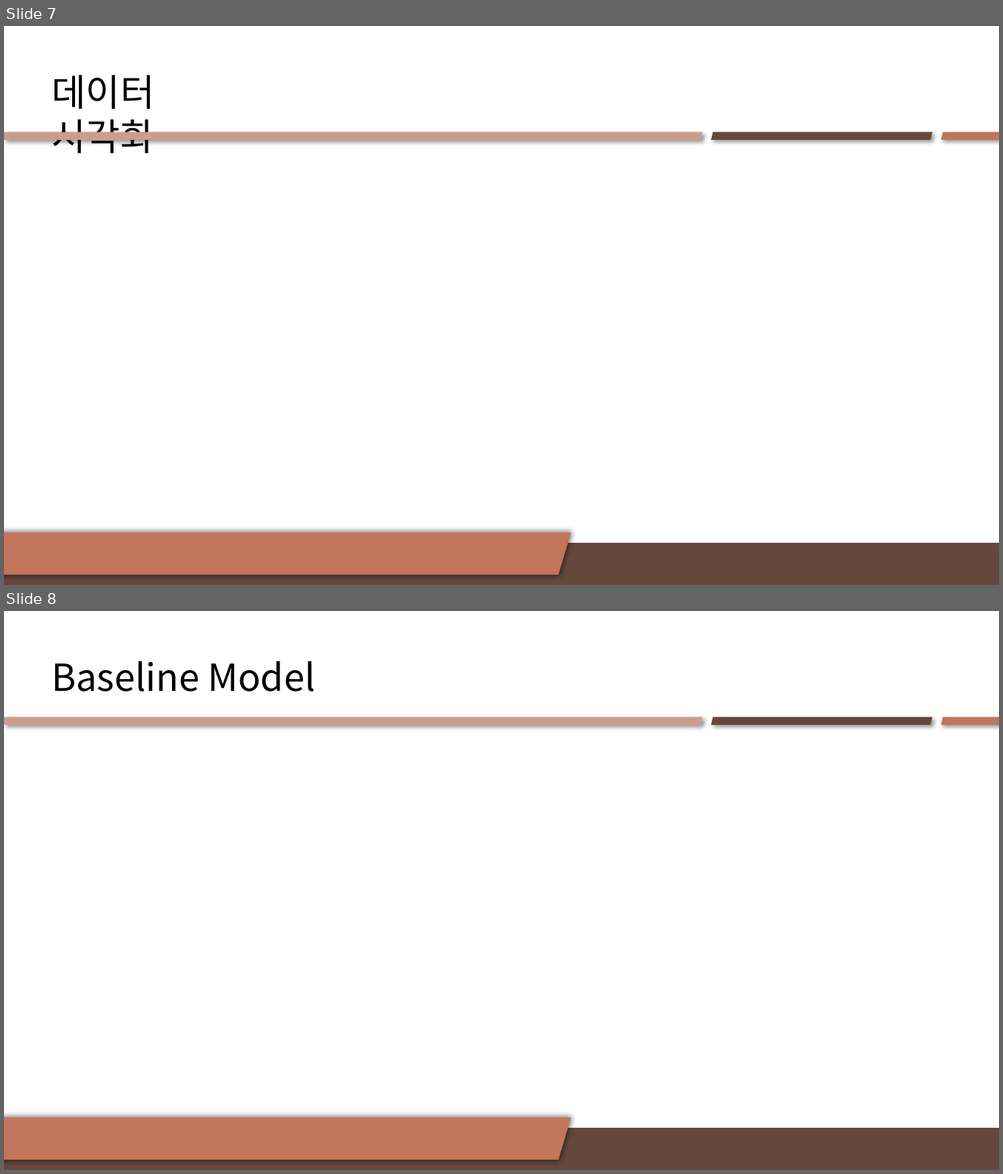
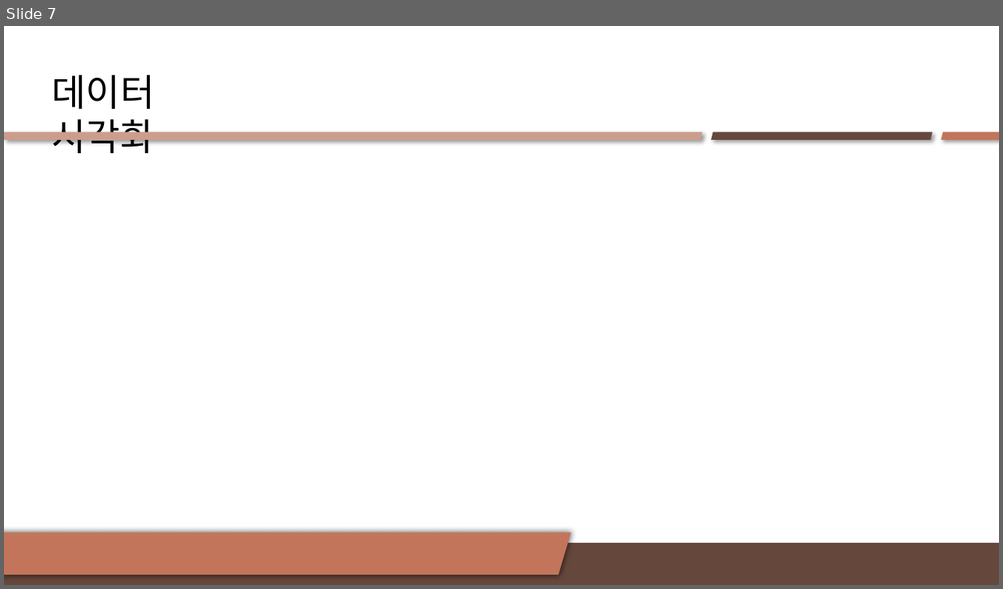
Before and after one commit to yoona3316/Datamining_subway, a slide deck: 프로젝트 중간발표_김민재, 송한결, 정유나.pptx. Shown one above the other, each under a label of ours: slides 7 and 8 before the commit, slide 7 after it. The pictures are 1003x1174 and 1003x589 pixels, drawn with LibreOffice and Linux fonts; fonts in the diff are those of the drawing. Boxes give left, top, right and bottom in pixels: in the first picture for what was removed or moved away, otherwise in the second. Text is boxed around its words. In the diff, an @@ line names an element or a change of style, - is before the commit and + after.

```diff
--- a/프로젝트 중간발표_김민재, 송한결, 정유나.pptx
+++ b/프로젝트 중간발표_김민재, 송한결, 정유나.pptx
@@ slide 8 removed at (4, 611, 999, 1170), background #FFFFFF @@
@@ text removed at (51, 661, 315, 692) @@
-Baseline Model
@@ freeform shape removed at (4, 717, 703, 724) @@
@@ freeform shape removed at (711, 717, 932, 724) @@
@@ freeform shape removed at (941, 717, 999, 724) @@
@@ freeform shape removed at (4, 1119, 571, 1161) @@
@@ rectangle removed at (4, 1128, 999, 1170) @@
```
Also in this commit, not shown: 1 slide changed, 2 slides added, 1 other slide removed.
